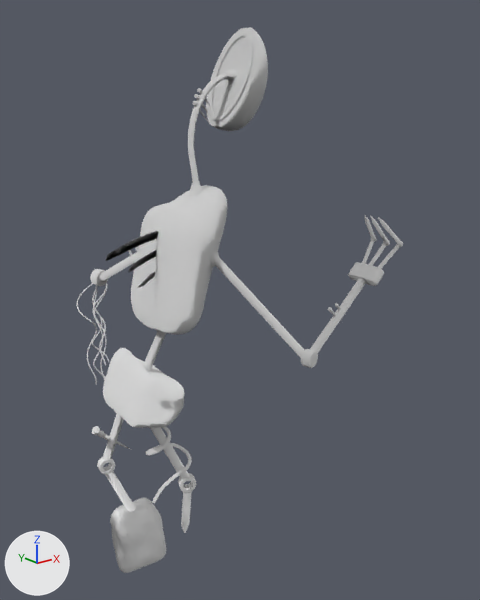
An edit to the FBX model eXport/Face_LowPolly_ruv.fbx, drawn before and after from the same camera.
Rendered twice from a 50 mm camera at (-33.9, -64.6, 52.3) aimed at (13.4, -5.3, 28.6). Every picture has the same lights, and +X, +Y and +Z are marked at lower left. Where no turn or scale is listed for an object, it has been applied to the vertices.

Names of what the first picture shows: 'Face_LowPolly'.
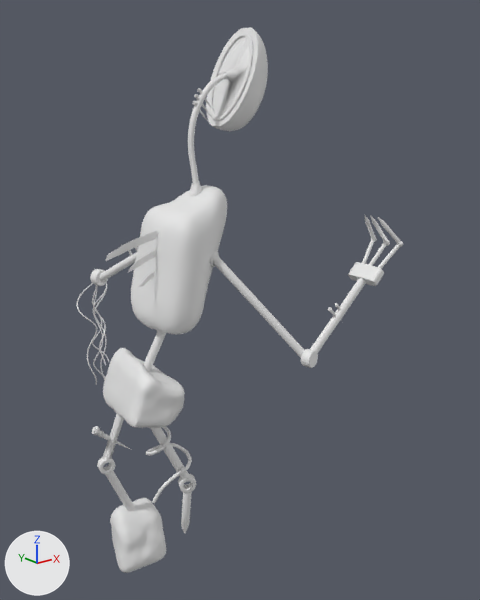
Pixel boxes [x1, y1, x2, y2] of what changed, in the pictures (480 x 600 px; the box of a moved part takes in the faces that stretch with it):
part 1 of me_face_lowpolly, moved or reshaped
    before: [77, 32, 401, 533]
    after: [77, 27, 401, 533]

The change in detail:
me_face_lowpolly is used by ob_face_lowpolly; location (0.0, 0.0, 0.0).
me_face_lowpolly had 43644 vertices, 42739 faces and spanned x -4.2..27.5, y -18.0..8.8, z -4.9..59.0.
me_face_lowpolly now has 42372 vertices, 40554 faces and spans x -4.2..27.5, y -18.0..8.8, z -4.9..59.0.
me_face_lowpolly part 1: 5515 vertices moved within x -4.1..27.5, y -17.7..8.8, z 3.0..58.5; 4189 vertices removed from x -3.1..27.5, y -17.8..7.4, z 0.7..54.7; 2917 vertices added at x -3.0..27.3, y -17.7..7.5, z 2.4..54.7.
me_face_lowpolly part 2: the surface is now shaded flat.
